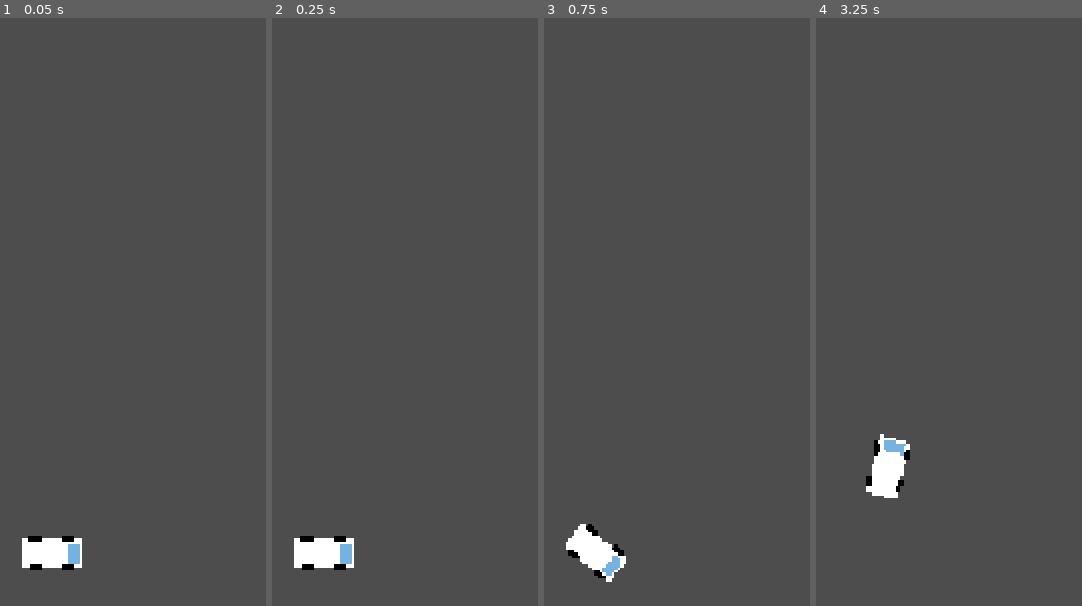
Above: before the commit, frames 1-4 (left to right).
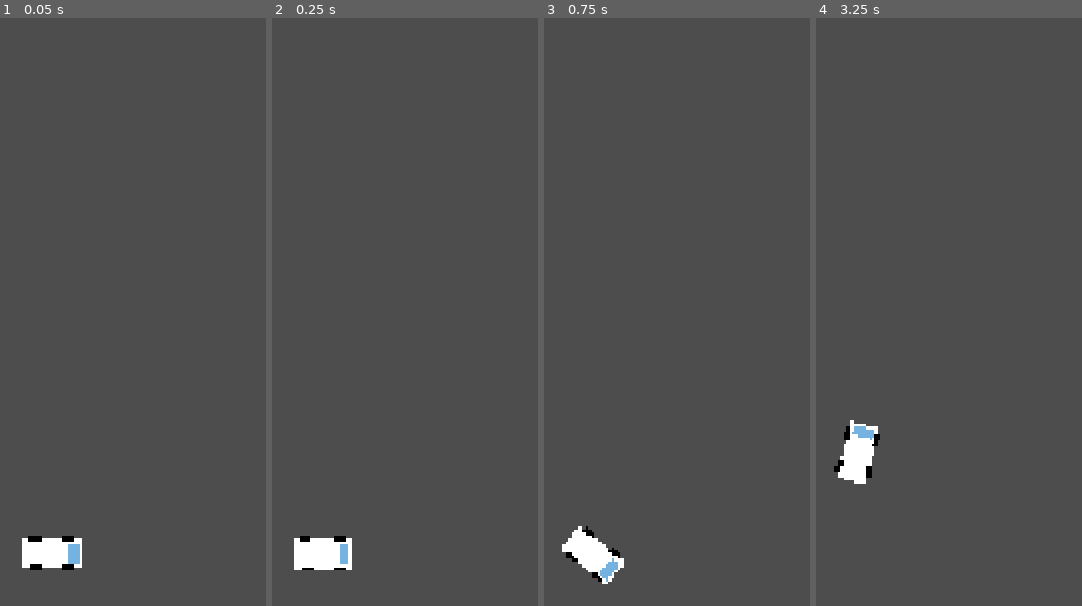
Above: after the commit, the same moments.

Repository: Bolb2019/Nexus
Game: Godot game, scene res://Main/Main.tscn
Same seed, same stepped clock (60 frames per second), same inputs: the game is played once before the commit and once after it.
Inputs (mouse positions are in pixels of both pictures, inside the frame that each line leads up to):
- Up to frame 1 (0.05 s): no input
- Up to frame 2 (0.25 s): no input
- Up to frame 3 (0.75 s): tap Enter at 0.5 s; move the mouse to (788, 423) at 0.52 s; hold D (Turn_Right) from 0.53 s (still down); tap Alt at 0.6 s; click (788, 423) at 0.67 s
- Up to frame 4 (3.25 s): move the mouse to (outside the picture) at 1.27 s; release D (Turn_Right) at 1.28 s; hold Down 1.28-2.03 s; tap Shift at 1.35, 2.85 s; tap Space at 2 s; move the mouse to (869, 270) at 2.02 s; hold D (Turn_Right) 2.03-2.78 s; tap Alt at 2.1 s; move the mouse to (outside the picture) at 2.77 s; hold W (Forward) from 2.78 s (still down); click (outside the picture) at 2.92 s

Frame 1 is identical in both runs. In frame 2, 0.2% of the frame differs, in the area x 8-31%, y 88-94%; in frame 3, 0.5%; in frame 4, 2.4%, in the area x 6-36%, y 68-82%.

Commit message:
fix: fixed firctions in car movemnts (also wakatime)

Diff:
--- a/nexus/Player/Player_movement.gd
+++ b/nexus/Player/Player_movement.gd
@@ -1,7 +1,7 @@
 extends CharacterBody2D
 
-const ACCELERATION = 10
-const FRICTION = 25
+const ACCELERATION = 18
+const FRICTION = 5
 const TURN_ACCELERATION = 0.055
 
 func _physics_process(delta: float) -> void:
@@ -11,10 +11,15 @@
 
 	if (Input.is_action_pressed("Forward")):
 		velocity += direction * ACCELERATION
-	elif (velocity.x >= abs(direction.x)):
-		velocity.x -= direction.x * FRICTION
-	elif (velocity.y >= abs(direction.y)):
-		velocity.y -= direction.y * FRICTION
+
+	if (velocity.x >= 0):
+		velocity.x -=  FRICTION
+	elif (velocity.x <= 0):
+		velocity.x += FRICTION
+	if (velocity.y <= 0):
+		velocity.y += FRICTION
+	elif (velocity.y >= 0):
+		velocity.y -=  FRICTION
 
 	if (Input.is_action_pressed("Turn_Left")):
 		rotation -= TURN_ACCELERATION
--- a/nexus/project.godot
+++ b/nexus/project.godot
@@ -23,6 +23,10 @@
 [dotnet]
 
 project/assembly_name="Nexus"
+
+[editor_plugins]
+
+enabled=PackedStringArray("res://addons/godot_super-wakatime/plugin.cfg")
 
 [input]
 
Not shown, added: nexus/addons/godot_super-wakatime/api_key_prompt.tscn
Not shown, added: nexus/addons/godot_super-wakatime/counter.tscn
Not shown, added: nexus/addons/godot_super-wakatime/decompressor.gd
Not shown, added: nexus/addons/godot_super-wakatime/decompressor.gd.uid
Not shown, added: nexus/addons/godot_super-wakatime/godot_super-wakatime.gd
Not shown, added: nexus/addons/godot_super-wakatime/godot_super-wakatime.gd.uid
Not shown, added: nexus/addons/godot_super-wakatime/plugin.cfg
Not shown, added: nexus/addons/godot_super-wakatime/utils.gd
Not shown, added: nexus/addons/godot_super-wakatime/utils.gd.uid
Not shown, added: nexus/LICENSE
Not shown, added: nexus/README.md
Not shown, added: nexus/addons/godot_super-wakatime/LICENSE
(and 1 more such lines)
